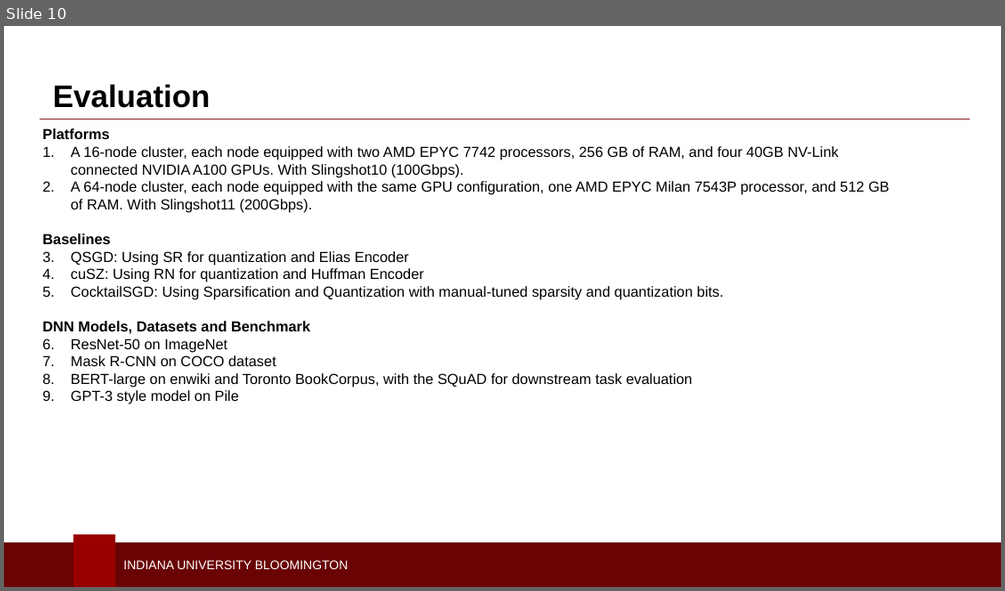
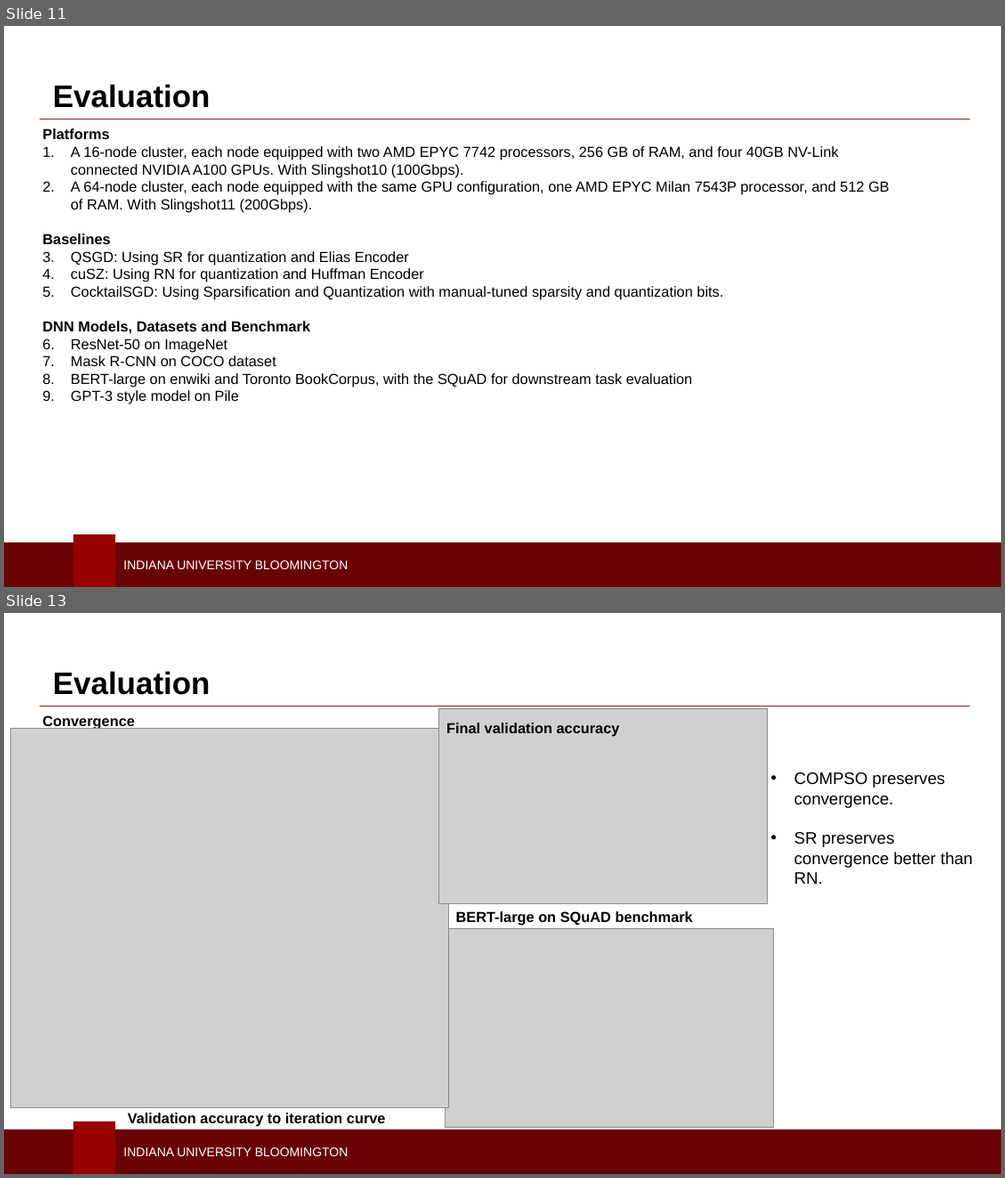
Before and after one commit to Presciman/PPoPP-25_Slides, a slide deck: COMPSO_PPoPP'25.pptx. Shown one above the other, each under a label of ours: slide 10 before the commit, slides 11 and 13 after it; the slides between them are not shown. The pictures are 1005x591 and 1005x1178 pixels, drawn with LibreOffice and Linux fonts; fonts in the diff are those of the drawing; grey boxes stand for pictures; background and template pictures are left out. Boxes give left, top, right and bottom in pixels: in the first picture for what was removed or moved away, otherwise in the second. Text is boxed around its words. In the diff, an @@ line names an element or a change of style, - is before the commit and + after.

```diff
--- a/COMPSO_PPoPP'25.pptx
+++ b/COMPSO_PPoPP'25.pptx
@@ slide 13 added at [4,613,1001,1174], background #FFFFFF; not listed: 3 template elements that a slide beside it also shows @@
@@ text added at [53,671,210,695], 30 pt, text #000000, bold @@
+Evaluation
@@ line added from (39, 706) to (971, 706), #841F19 1.25 pt @@
@@ text added at [42,715,135,729], 14 pt, text #000000, bold @@
+Convergence
@@ picture added at [439,708,768,903] @@
@@ picture added at [10,728,448,1107] @@
@@ text added at [446,722,620,737], 14 pt, text #000000, bold @@
+Final validation accuracy
@@ text added at [794,772,972,884], 16 pt, text #000000 @@
+• COMPSO preserves convergence.
+• SR preserves convergence better than RN.
@@ picture added at [445,929,774,1127] @@
@@ text added at [456,911,693,925], 14 pt, text #000000, bold @@
+BERT-large on SQuAD benchmark
@@ text added at [128,1112,386,1127], 14 pt, text #000000, bold @@
+Validation accuracy to iteration curve
@@ what was slide 10 is now slide 11 @@
```
Also in this commit, not shown: 8 slides changed, 3 other slides added, 1 slide removed, 1 other file.
